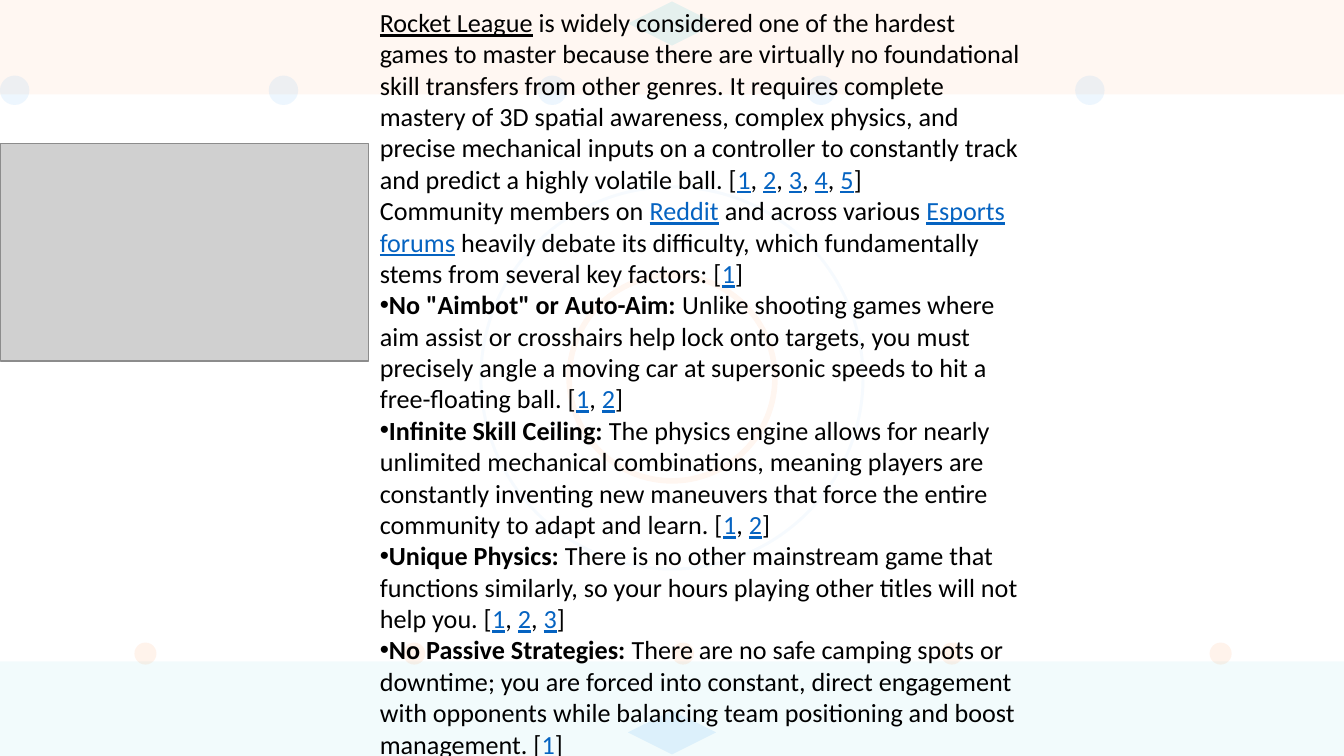
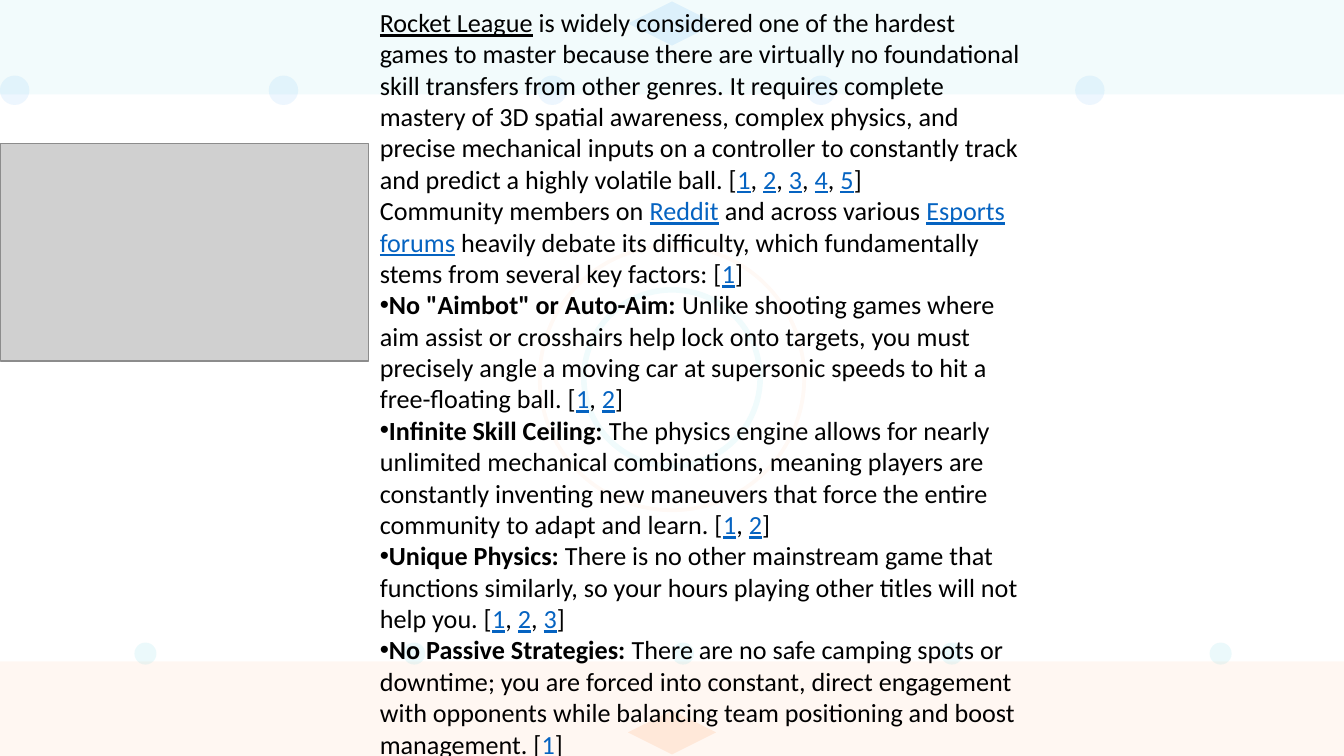
Before and after one commit to coenheinrich-beep/landscape-site-1, a slide deck: slide 3 of rl_bachelor_extra.pptx. Drawn at 1344x756 pixels with LibreOffice and Linux fonts; fonts in the diff are those of the drawing; grey boxes stand for pictures. Boxes give left, top, right and bottom in pixels: in the first picture for what was removed or moved away, otherwise in the second. Text is boxed around its words. In the diff, an @@ line names an element or a change of style, - is before the commit and + after.

```diff
--- a/rl_bachelor_extra.pptx
+++ b/rl_bachelor_extra.pptx
@@ ellipse: place and size @@
-ellipse at bbox=[481, 187, 863, 569]
+ellipse at bbox=[540, 246, 805, 511]
@@ ellipse at bbox=[540, 246, 805, 511]: outline #2196F3 1.57 pt to #FF6D00 2 pt @@
@@ ellipse: place and size @@
-ellipse at bbox=[569, 276, 774, 481]
+ellipse at bbox=[583, 290, 759, 466]
@@ ellipse at bbox=[583, 290, 759, 466]: outline #FF6D00 3 pt to #00BCD4 3 pt @@
@@ fill #FF6D00 at 8% opacity to #00BCD4 at 8% opacity in 5 elements at bbox=[134, 642, 156, 664], bbox=[403, 642, 425, 664], bbox=[672, 642, 694, 664], bbox=[941, 642, 962, 664], bbox=[1210, 642, 1231, 664] @@
@@ rectangle at bbox=[0, 661, 1344, 755]: fill #00BCD4 at 5% opacity to #FF6D00 at 5% opacity @@
@@ diamond at bbox=[628, 711, 716, 755]: fill #2196F3 at 10% opacity to #FF6D00 at 10% opacity @@
```
Also in this commit, not shown: 8 other slides changed, 1 other file.
